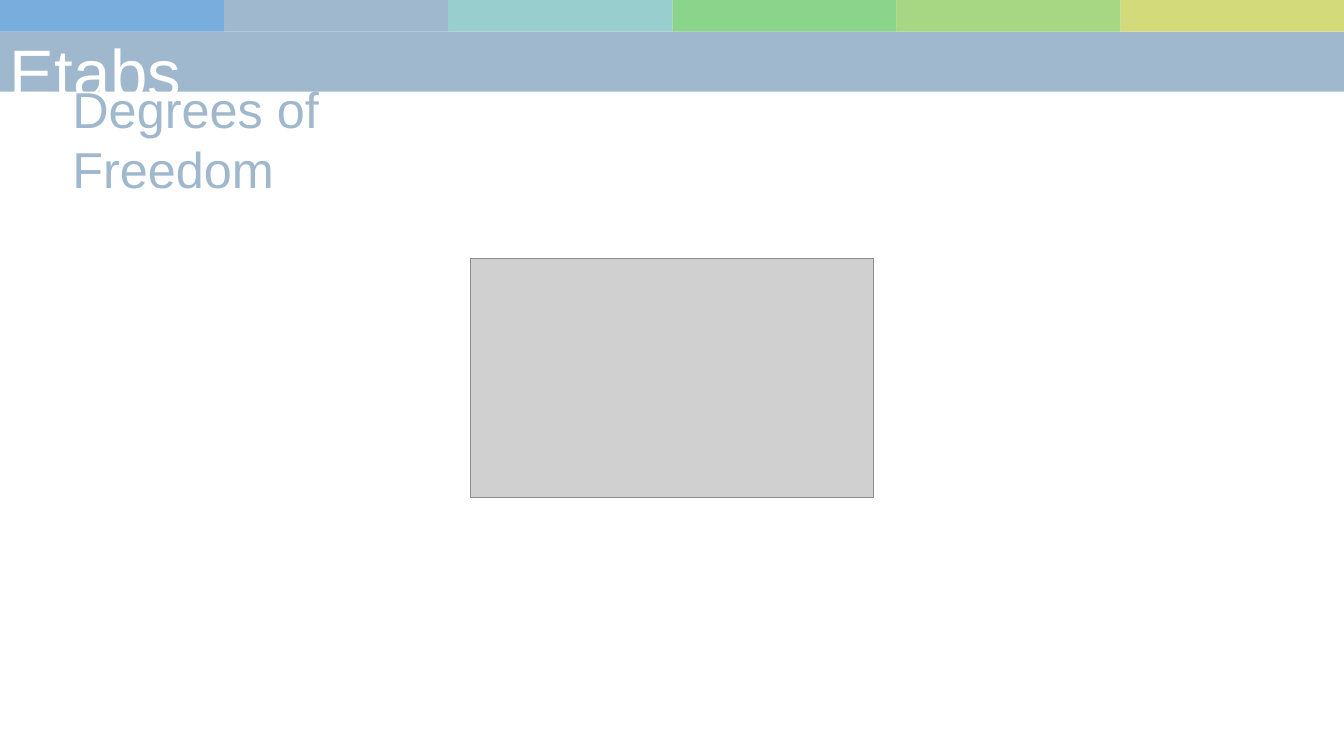
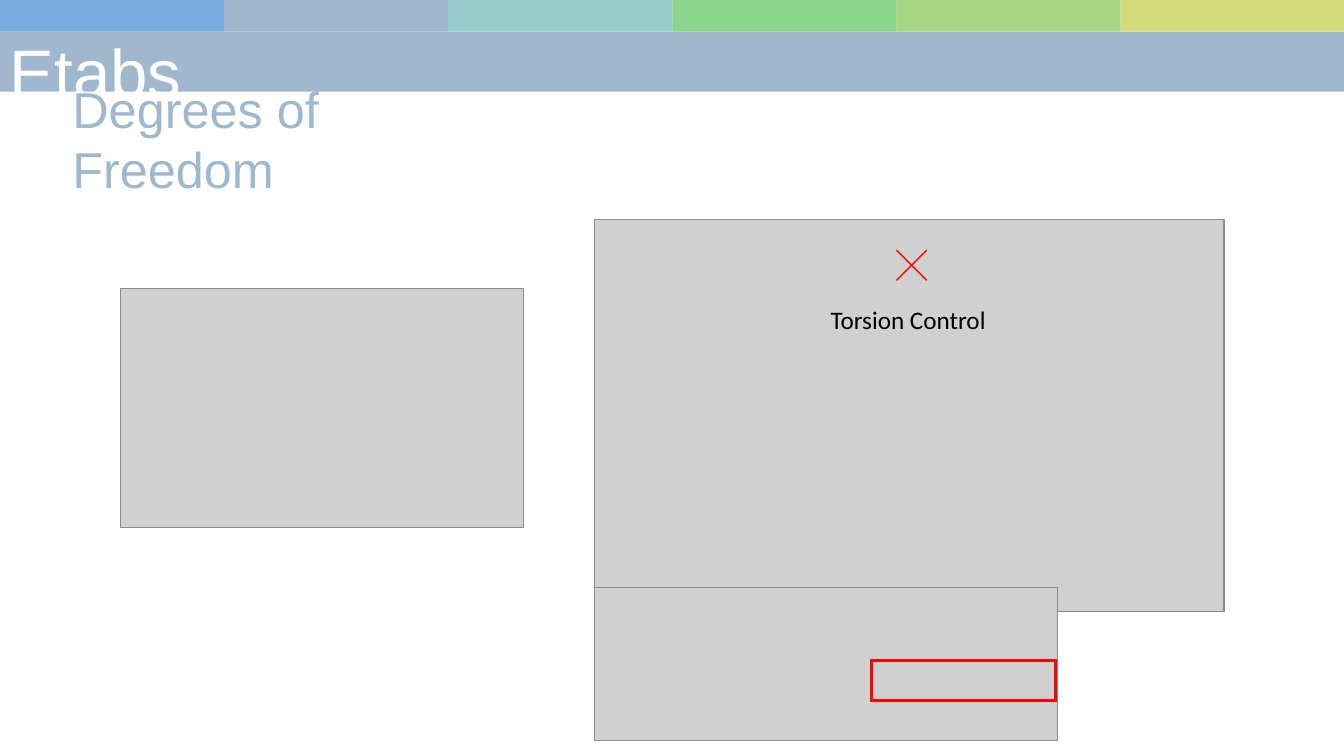
Before and after one commit to skyran1278/matlab, a slide deck: slide 13 of 10-pa/project/20190102.pptx. Drawn at 1344x756 pixels with LibreOffice and Linux fonts; fonts in the diff are those of the drawing; grey boxes stand for pictures. Boxes give left, top, right and bottom in pixels: in the first picture for what was removed or moved away, otherwise in the second. Text is boxed around its words. In the diff, an @@ line names an element or a change of style, - is before the commit and + after.

```diff
--- a/10-pa/project/20190102.pptx
+++ b/10-pa/project/20190102.pptx
@@ picture added at <box>594,220,1224,611</box> @@
@@ line added from (896, 250) to (927, 280), #FF0000 1 pt @@
@@ line added from (927, 250) to (896, 280), #FF0000 1 pt @@
@@ picture: place and size @@
-picture at <box>471,258,874,498</box>
+picture at <box>120,288,523,528</box>
@@ text added at <box>831,311,986,329</box>, 18 pt, text #000000 @@
+Torsion Control
@@ picture added at <box>594,588,1057,741</box> @@
@@ rectangle added at <box>872,660,1056,701</box>, outline #FF0000 2.25 pt @@
```
Also in this commit, not shown: 10 other slides changed, 5 slides added, 2 slides removed, 5 other files.
